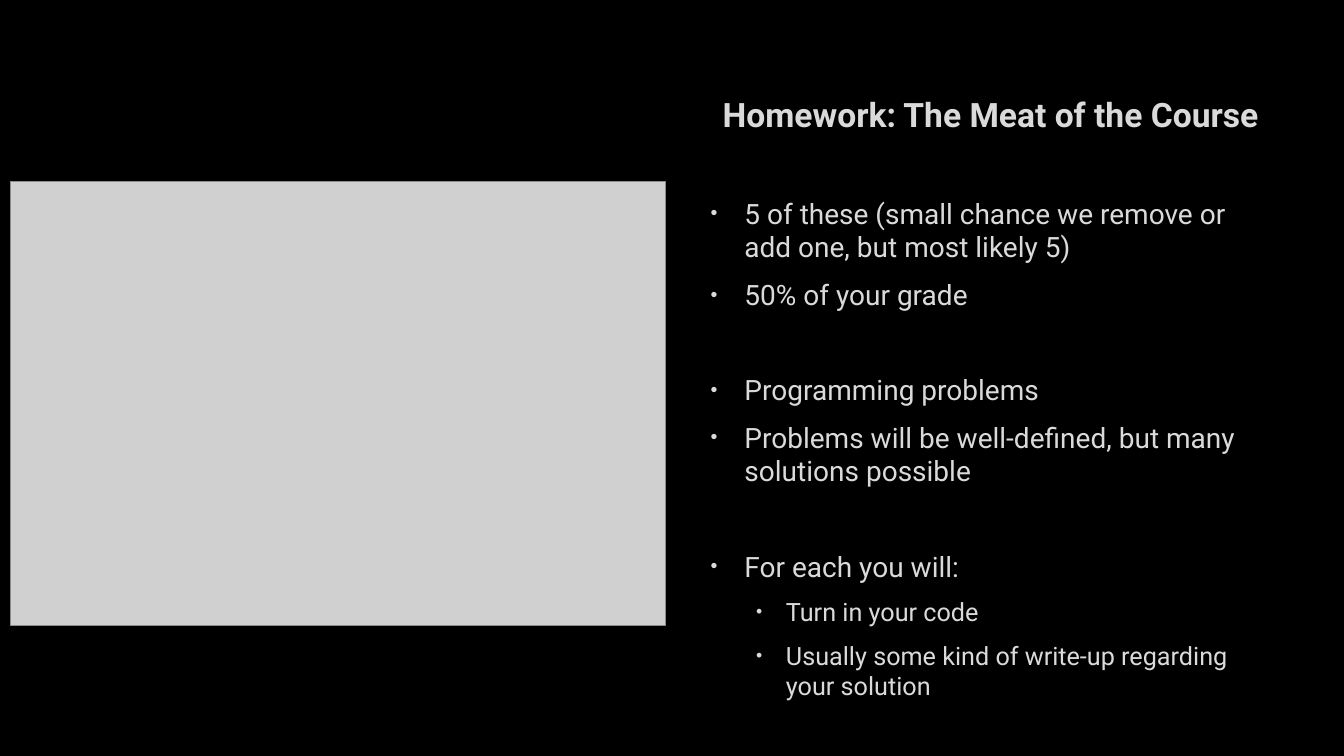
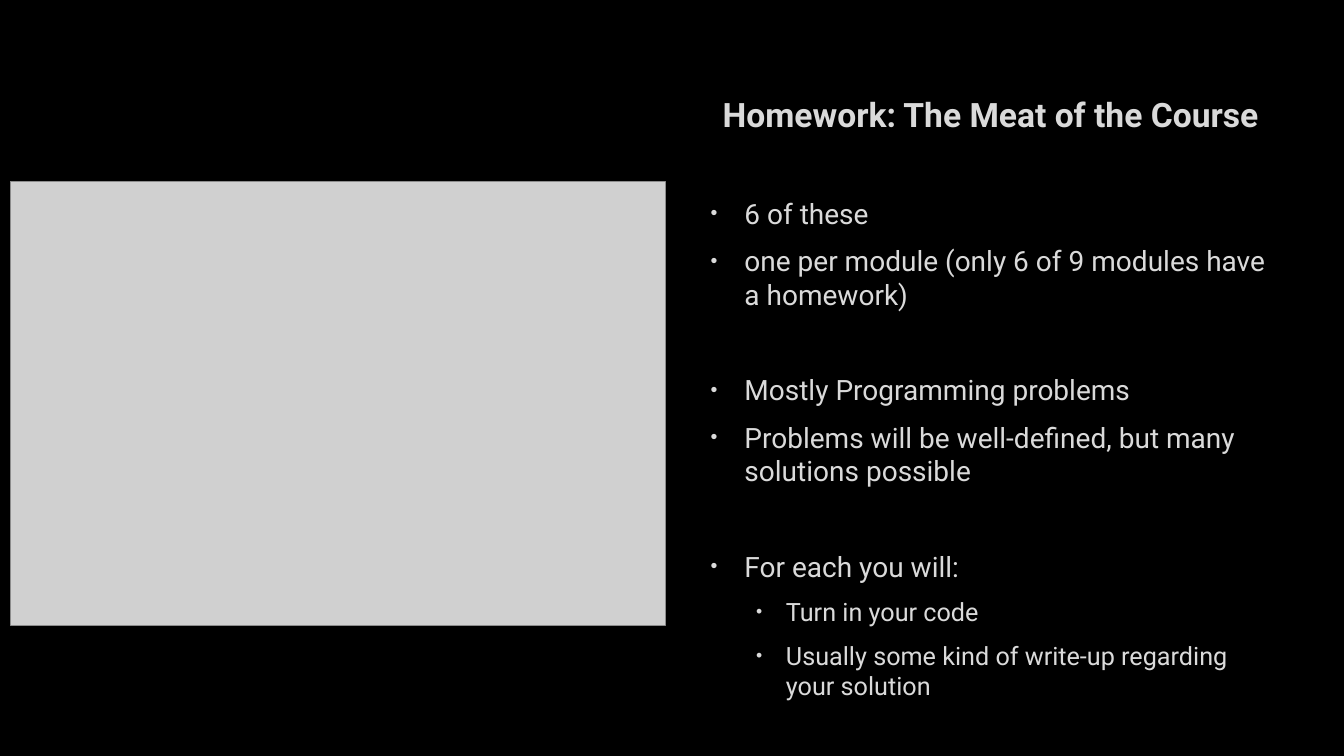
Before and after one commit to markfloryan/AI, a slide deck: slide 10 of slides/01-CourseIntroduction.pptx (slide 8 before the commit). Drawn at 1344x756 pixels with LibreOffice and Linux fonts; fonts in the diff are those of the drawing; grey boxes stand for pictures; background and template pictures are left out. Boxes give left, top, right and bottom in pixels: in the first picture for what was removed or moved away, otherwise in the second. Text is boxed around its words. In the diff, an @@ line names an element or a change of style, - is before the commit and + after.

```diff
--- a/slides/01-CourseIntroduction.pptx
+++ b/slides/01-CourseIntroduction.pptx
@@ text at (744, 202, 1265, 406): text changed @@
-• 5 of these (small chance we remove or add one, but most likely 5)
-• 50% of your grade
-• Programming problems
+• 6 of these
+• one per module (only 6 of 9 modules have a homework)
+• Mostly Programming problems
```
Also in this commit, not shown: 6 other slides changed, 4 slides added, 3 slides removed, 11 other files.
